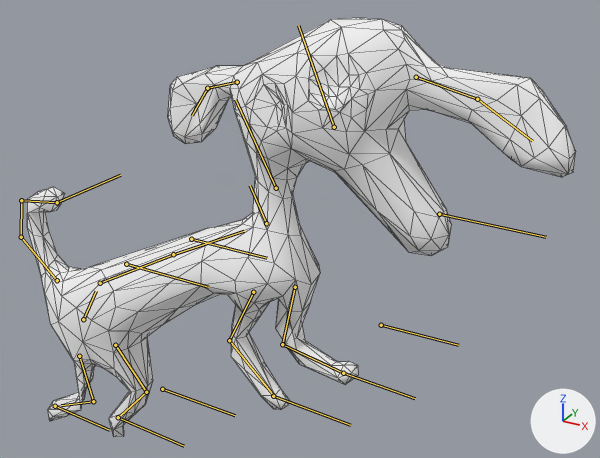
Two versions of the glTF model static/models/zoo-1.glb, one commit apart.
Rendered twice from a camera (50 mm lens) standing at (5.52, -6.99, 7.53) and looking at (1.38, 0.53, 3.77). The lights are fixed; the arrows at lower right show +X, +Y and +Z. Both versions are drawn at frame 9 of the action 'Jump'; the numbers are the values there. The bones that bend it are drawn over the model as lines. Mesh edges are drawn as thin lines.
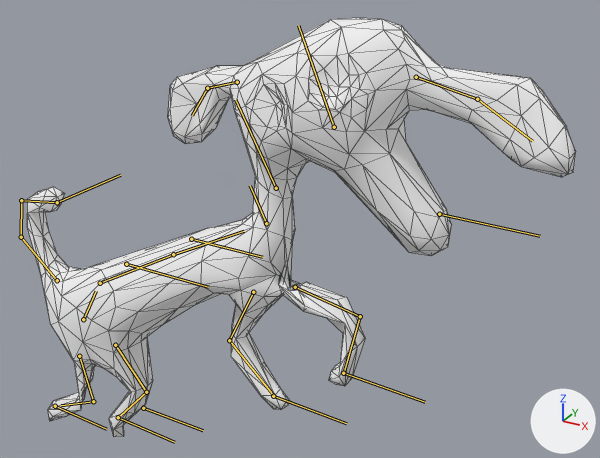
The edits, one by one:
Bone 'FrontLeg.L' (bone_frontleg_l) turns from (-37, 0, 0) to (-54, -180, 0) degrees about its own x, y and z.

Location of each change, [x1, y1, x2, y2] in pixels of the pictures (600 x 458 px):
'Mesh', posed
    both: [27, 18, 576, 437]
bone 'FrontLeg.L', root to tip
    before: (295, 287) to (282, 344)
    after: (295, 287) to (360, 316)
